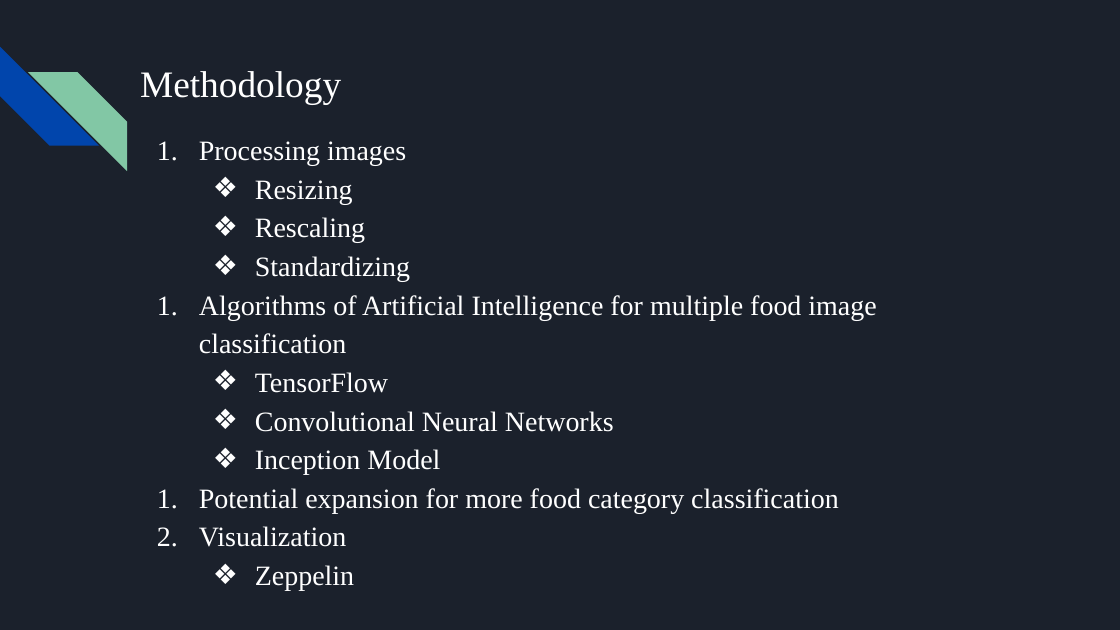
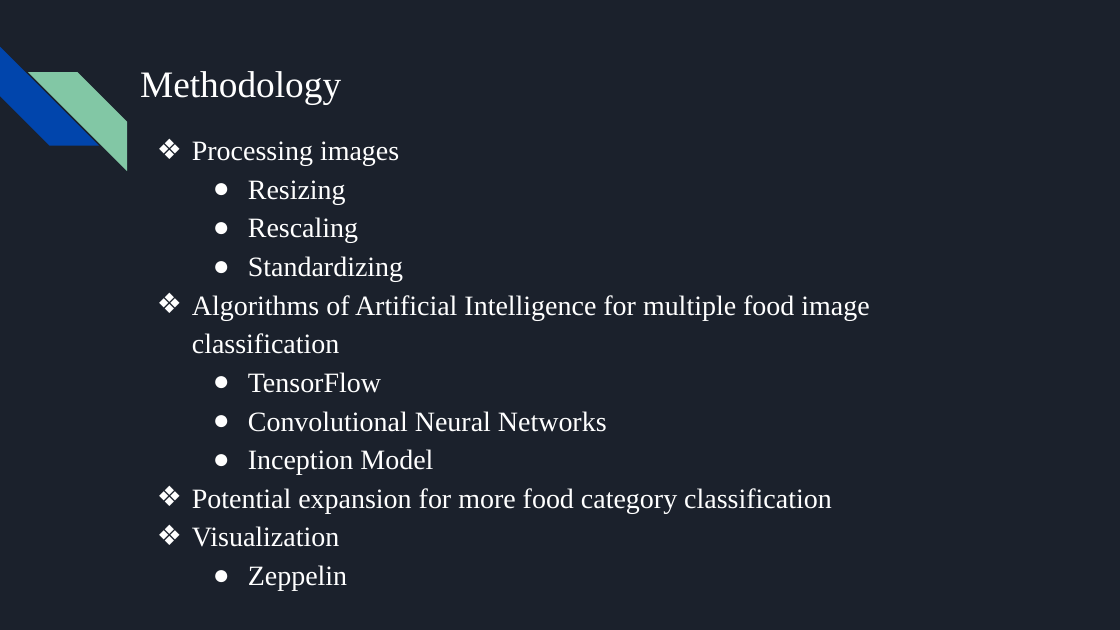
Before and after one commit to yingy4/ScalaFoodImgRec, a slide deck: slide 3 of Food Image Recognition - Project Planning.pptx. Drawn at 1120x630 pixels with LibreOffice and Linux fonts; fonts in the diff are those of the drawing. Boxes give left, top, right and bottom in pixels: in the first picture for what was removed or moved away, otherwise in the second. Text is boxed around its words. In the diff, an @@ line names an element or a change of style, - is before the commit and + after.

```diff
--- a/Food Image Recognition - Project Planning.pptx
+++ b/Food Image Recognition - Project Planning.pptx
@@ text "Processing images" at <box>192,141,869,513</box>: bullet 1. to ❖; bullet ❖ to ● @@
```
Also in this commit, not shown: 3 other files.
